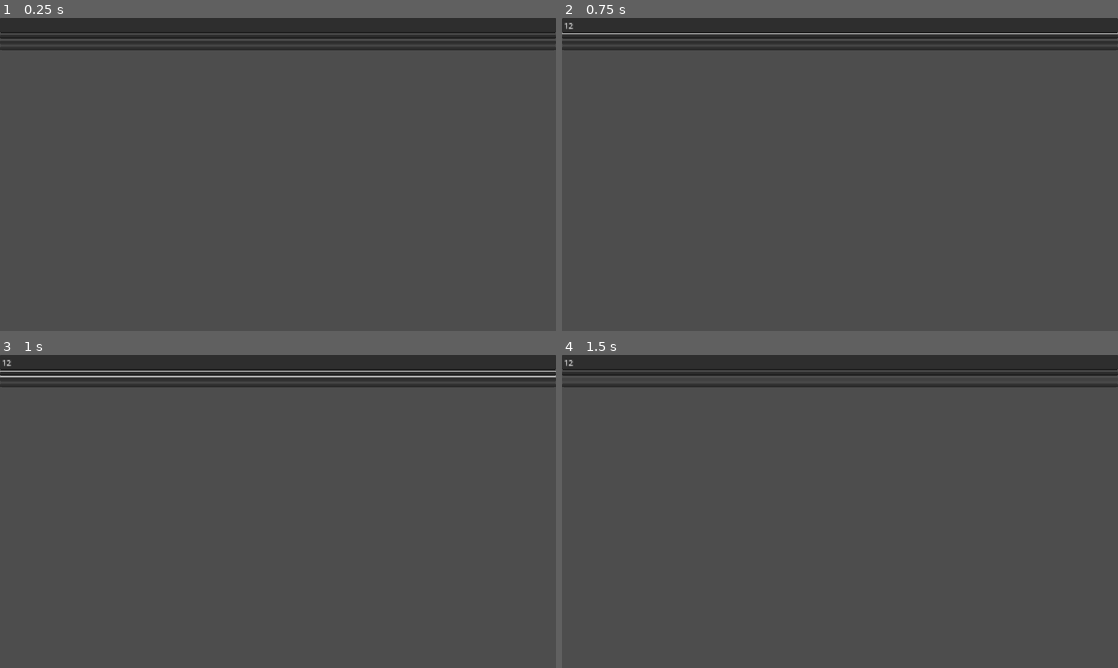
Above: before the commit, frames 1-4 (two rows, left to right).
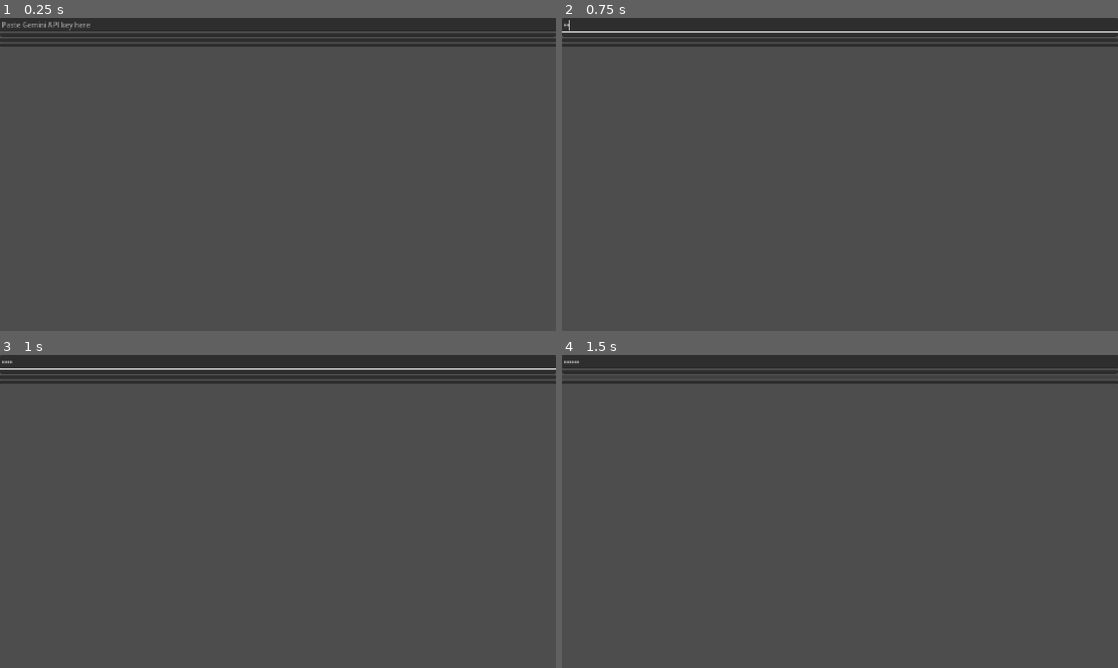
Above: after the commit, the same moments.

Repository: dmnlegendary/Using-Gemini-LLM-in-Godot
Game: Godot game, scene res://gemini_test.tscn
Same seed, same stepped clock (60 frames per second), same inputs: the game is played once before the commit and once after it. The project has no main scene, so this scene is started directly.
Inputs (mouse positions are in pixels of both pictures, inside the frame that each line leads up to; where the layout moved, square brackets give the same spot in the first picture):
- Up to frame 1 (0.25 s): no input
- Up to frame 2 (0.75 s): click (840, 24) at 0.52 s; type "12" at 0.6 s
- Up to frame 3 (1 s): click (278, 373) at 0.75 s; type "12" at 0.83 s; click (278, 386) at 0.98 s
- Up to frame 4 (1.5 s): type "12" at 1.07 s; click (840, 376) [840, 380] at 1.25 s

The runs differ from the first frame. In frame 1, 3.7% of the frame differs, in the area x 0-100%, y 1-11%; in frame 2, 3.6%; in frame 3, 3.6%; in frame 4, 2.9%.

Commit message:
Modified nodes into a vertical container thus keeping the viewport in an expected preset

Diff:
--- a/gemini_test.tscn
+++ b/gemini_test.tscn
@@ -18,9 +18,13 @@
 
 [node name="API_key_INPUT" type="LineEdit" parent="VBoxContainer" unique_id=1592585190]
 layout_mode = 2
+placeholder_text = "Paste Gemini API key here"
+secret = true
 
 [node name="Prompt_INPUT" type="TextEdit" parent="VBoxContainer" unique_id=1274120621]
 layout_mode = 2
+theme_override_font_sizes/font_size = 16
+placeholder_text = "Enter your prompt here..."
 
 [node name="SendButton" type="Button" parent="VBoxContainer" unique_id=535593893]
 layout_mode = 2
--- a/project.godot
+++ b/project.godot
@@ -16,6 +16,8 @@
 
 [display]
 
+window/size/viewport_width=1280
+window/size/viewport_height=720
 window/stretch/mode="canvas_items"
 window/stretch/aspect="expand"
 
